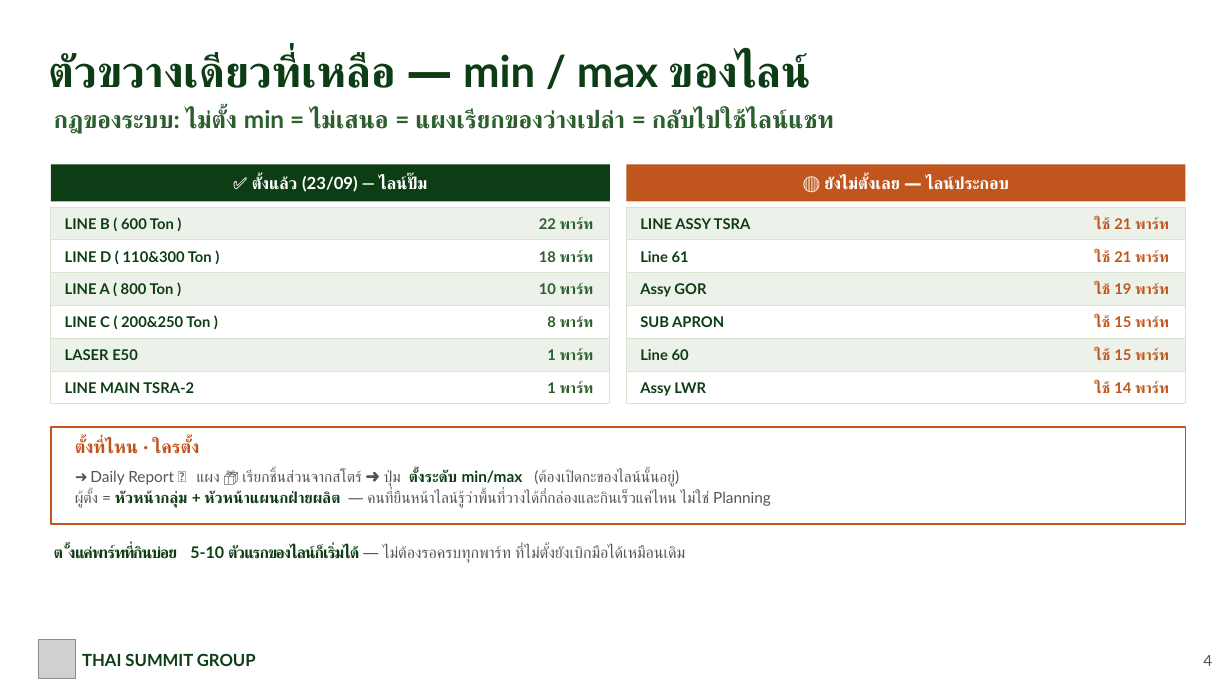
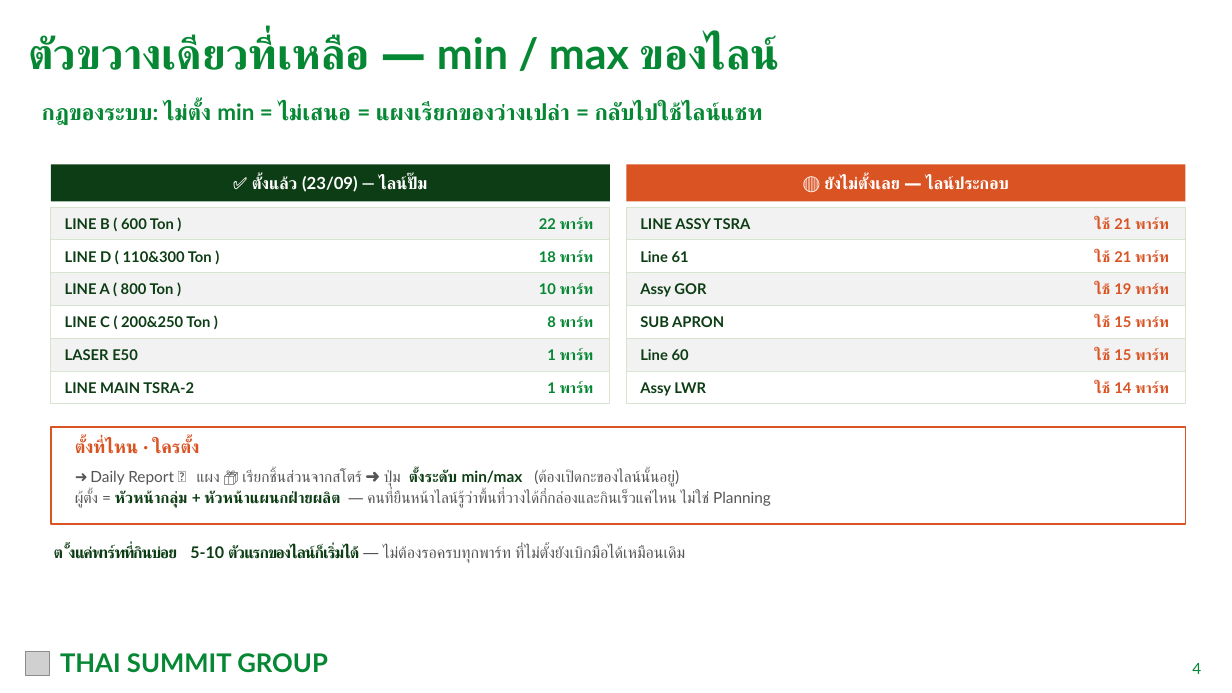
Before and after one commit to tsat4pd3-sketch/4Mmanagement, a slide deck: slide 5 of docs/meetings/TSAT_Production_Pull_Loop_Flow_2026-09-25.pptx. Drawn at 1232x693 pixels with LibreOffice and Linux fonts; fonts in the diff are those of the drawing; grey boxes stand for pictures. Boxes give left, top, right and bottom in pixels: in the first picture for what was removed or moved away, otherwise in the second. Text is boxed around its words. In the diff, an @@ line names an element or a change of style, - is before the commit and + after.

```diff
--- a/docs/meetings/TSAT_Production_Pull_Loop_Flow_2026-09-25.pptx
+++ b/docs/meetings/TSAT_Production_Pull_Loop_Flow_2026-09-25.pptx
@@ text "ตัวขวางเดียวที่เหลือ — min / max ...": place and size @@
-text "ตัวขวางเดียวที่เหลือ — min / max ..." at (49,53,808,88)
+text "ตัวขวางเดียวที่เหลือ — min / max ..." at (29,36,777,70)
@@ text "ตัวขวางเดียวที่เหลือ — min / max ..." at (29,36,777,70): size 34 to 33.5 pt, text colour #0D3D14 to #068734; vertical alignment middle to top @@
@@ text "กฎของระบบ: ไม่ตั้ง min = ไม่เสนอ ...": place and size @@
-text "กฎของระบบ: ไม่ตั้ง min = ไม่เสนอ ..." at (54,109,834,134)
+text "กฎของระบบ: ไม่ตั้ง min = ไม่เสนอ ..." at (42,102,763,125)
@@ text "กฎของระบบ: ไม่ตั้ง min = ไม่เสนอ ..." at (42,102,763,125): size 19 to 17.5 pt, text colour #2C5F2D to #068734 @@
@@ rectangle at (627,165,1186,201): fill #C0561E to #D95323 @@
@@ fill #ECF1E9 to #F2F2F2 in 6 elements at (51,207,610,239), (51,273,610,305), (51,338,610,371), (627,207,1186,239), (627,273,1186,305), (627,338,1186,371) @@
@@ text colour #2C5F2D to #068734 in 6 elements at (539,217,594,230), (539,250,594,263), (539,283,594,295), (547,316,594,328), (547,348,594,361), (547,381,594,394) @@
@@ rectangle at (51,427,1186,524): outline #C0561E 1.5 pt to #D95323 1.5 pt @@
@@ text colour #C0561E to #D95323 in 7 elements at (1095,217,1169,230), (1095,250,1169,263), (1095,283,1169,295), (1095,315,1169,328), (1095,348,1169,361), (1095,381,1169,394), (75,439,200,454) @@
@@ picture added at (25,652,49,676) @@
@@ picture removed at (39,640,76,678) @@
@@ text "THAI SUMMIT GROUP": place and size @@
-text "THAI SUMMIT GROUP" at (82,653,256,666)
+text "THAI SUMMIT GROUP" at (60,653,328,673)
@@ text "THAI SUMMIT GROUP" at (60,653,328,673): size 13 to 20 pt, text colour #0D3D14 to #068734 @@
@@ text "4": place and size @@
-text "4" at (1203,655,1212,666)
+text "4" at (1192,663,1201,674)
@@ text "4" at (1192,663,1201,674): text colour #555555 to #068734; vertical alignment middle to top @@
```
Also in this commit, not shown: 6 other slides changed, 21 other files.
